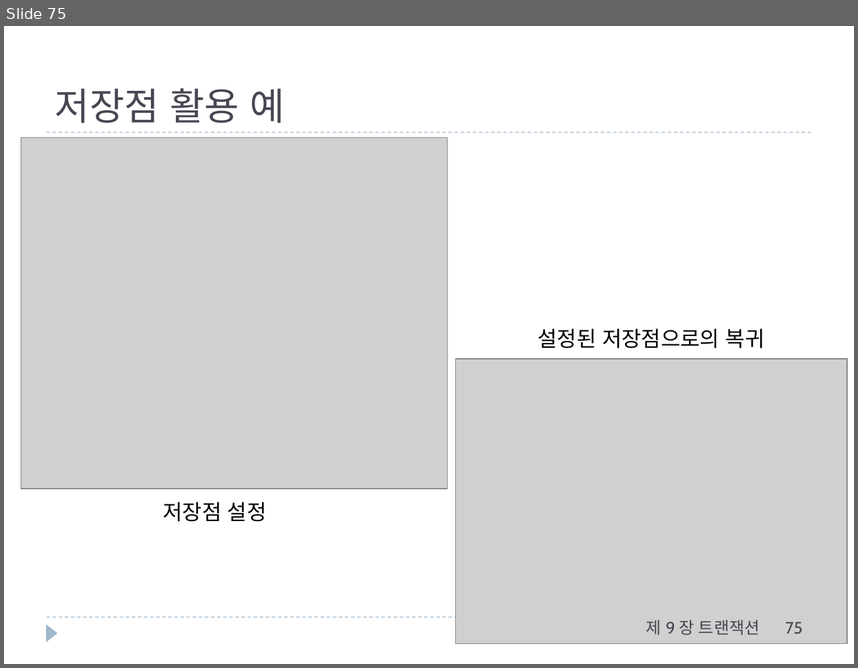
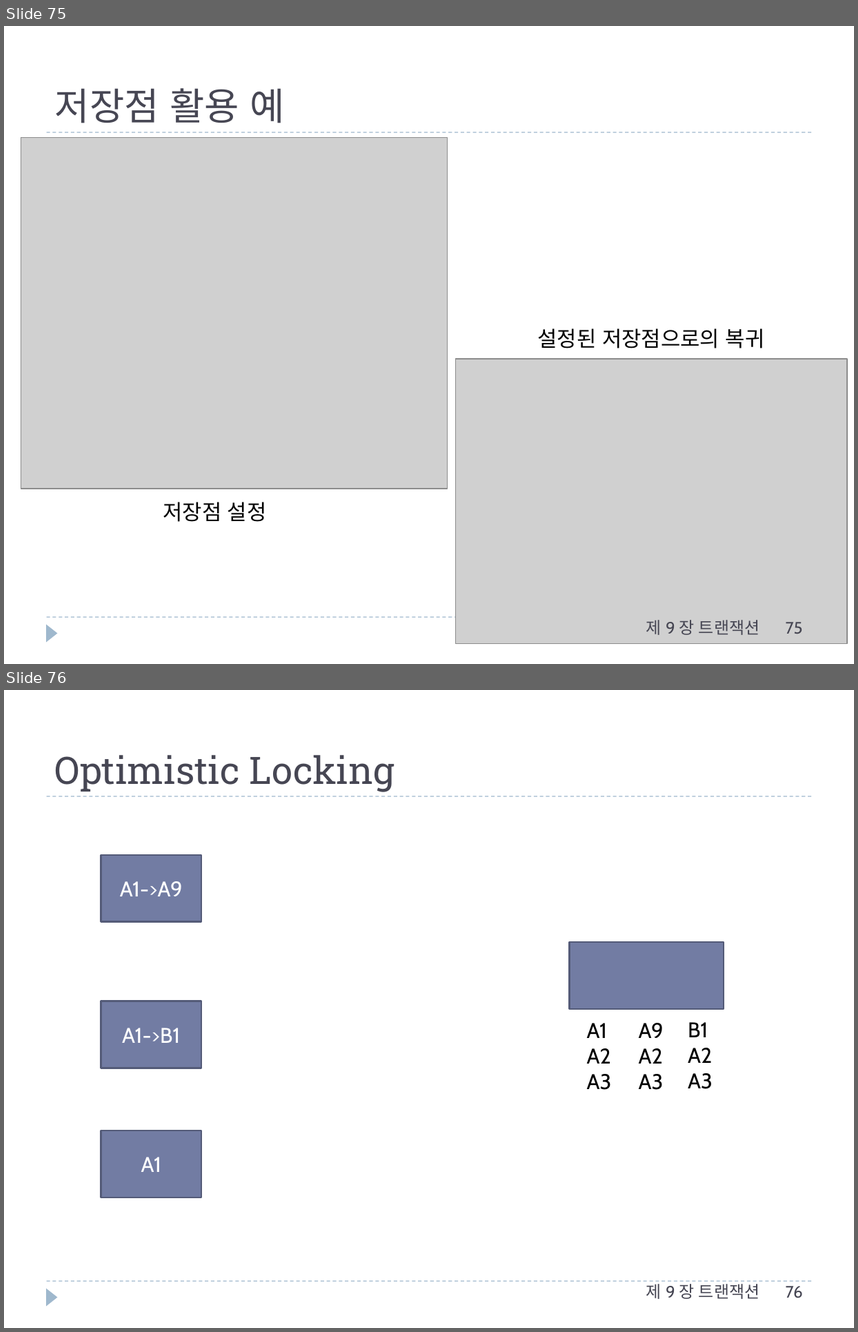
Before and after one commit to rkdntm1/JavaStudy_Kosmo, a slide deck: 강의자료(ppt)/DB/제09장 트랜잭션.pptx. Shown one above the other, each under a label of ours: slide 75 before the commit, slides 75 and 76 after it. The pictures are 858x668 and 858x1332 pixels, drawn with LibreOffice and Linux fonts; fonts in the diff are those of the drawing; grey boxes stand for pictures. Boxes give left, top, right and bottom in pixels: in the first picture for what was removed or moved away, otherwise in the second. Text is boxed around its words. In the diff, an @@ line names an element or a change of style, - is before the commit and + after.

```diff
--- a/강의자료(ppt)/DB/제09장 트랜잭션.pptx
+++ b/강의자료(ppt)/DB/제09장 트랜잭션.pptx
@@ slide 76 added at [4,690,854,1328], background #FFFFFF; not listed: 3 template elements that a slide beside it also shows @@
@@ title added at [55,755,395,792], 32 pt, text #464653 @@
+Optimistic Locking
@@ rectangle added at [101,855,201,922], fill #727CA3, outline #545C79 1.5 pt, 18 pt, text #FFFFFF @@
+A1->A9
@@ rectangle added at [569,942,723,1009], fill #727CA3, outline #545C79 1.5 pt @@
@@ rectangle added at [101,1001,201,1068], fill #727CA3, outline #545C79 1.5 pt, 18 pt, text #FFFFFF @@
+A1->B1
@@ text added at [587,1023,612,1090], 18 pt, text #000000 @@
+A1
+A2
+A3
@@ text added at [639,1023,664,1090], 18 pt, text #000000 @@
+A9
+A2
+A3
@@ text added at [688,1022,713,1089], 18 pt, text #000000 @@
+B1
+A2
+A3
@@ rectangle added at [101,1130,201,1198], fill #727CA3, outline #545C79 1.5 pt, 18 pt, text #FFFFFF @@
+A1
@@ text added at [646,1280,760,1299], 14 pt, text #464653 @@
+제 9 장 트랜잭션
@@ page number added at [786,1285,803,1298], 14 pt, text #464653 @@
+76
```
Also in this commit, not shown: 8 slides changed, 1 other slide added, 30 other files.
